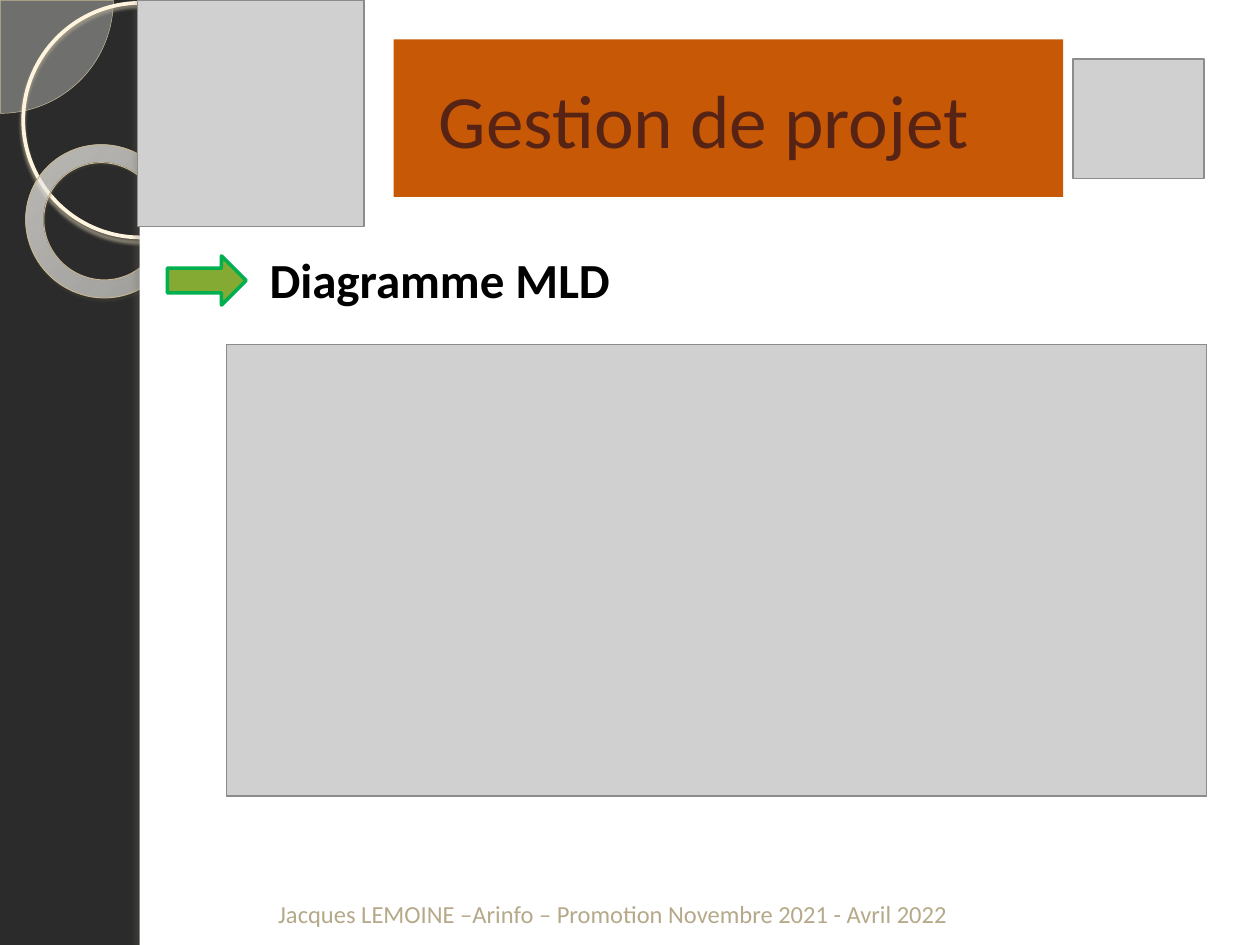
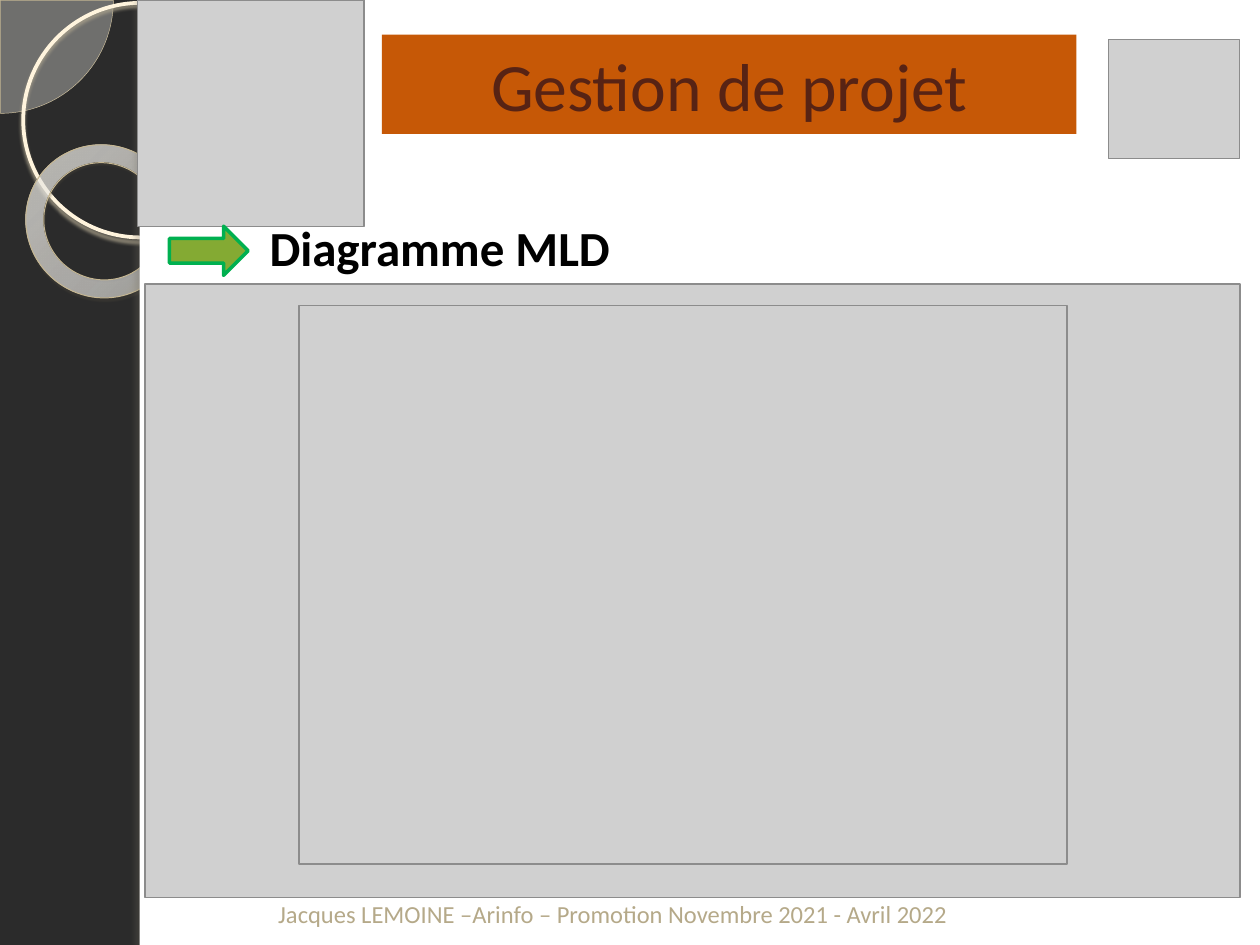
Before and after one commit to jacquesLemoine44/AssociationPaulGreen, a slide deck: slide 11 of DocumentationsProjet/Présentation1.pptx. Drawn at 1260x945 pixels with LibreOffice and Linux fonts; fonts in the diff are those of the drawing; grey boxes stand for pictures; background and template pictures are left out; a plain dark background stands for a picture behind light text. Boxes give left, top, right and bottom in pixels: in the first picture for what was removed or moved away, otherwise in the second. Text is boxed around its words. In the diff, an @@ line names an element or a change of style, - is before the commit and + after.

```diff
--- a/DocumentationsProjet/Présentation1.pptx
+++ b/DocumentationsProjet/Présentation1.pptx
@@ title "Gestion de projet": place and size @@
-title "Gestion de projet" at [439,96,968,161]
+title "Gestion de projet" at [382,35,1076,135]
@@ title "Gestion de projet" at [382,35,1076,135]: size 43 to 38.7 pt; fill none to #C65806 @@
@@ rectangle removed at [393,39,1062,197] @@
@@ picture: place and size @@
-picture at [1074,59,1205,179]
+picture at [1109,39,1240,159]
@@ text "Diagramme MLD" rewrapped from [270,263,609,307] to [270,226,609,275] @@
@@ right arrow: place and size @@
-right arrow at [168,256,247,305]
+right arrow at [169,227,248,276]
@@ picture: place and size @@
-picture at [227,344,1207,795]
+picture at [145,284,1240,897]
@@ picture added at [299,306,1067,864] @@
```
Also in this commit, not shown: 13 other slides changed, 1 slide added, 1 slide removed, 49 other files.
